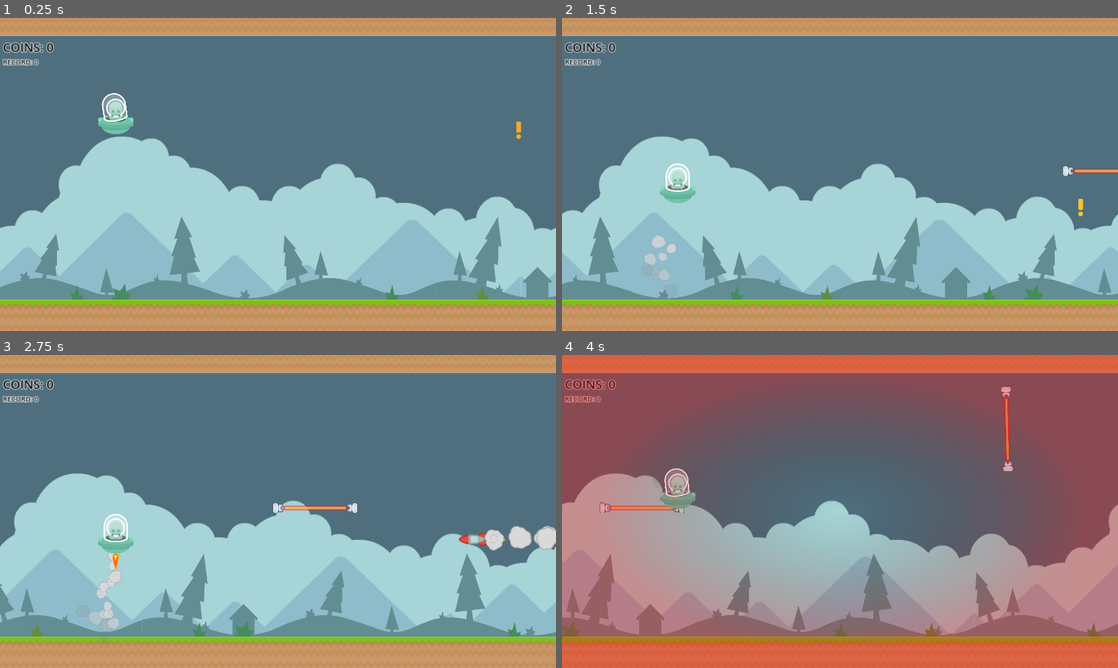
Above: before the commit, frames 1-4 (two rows, left to right).
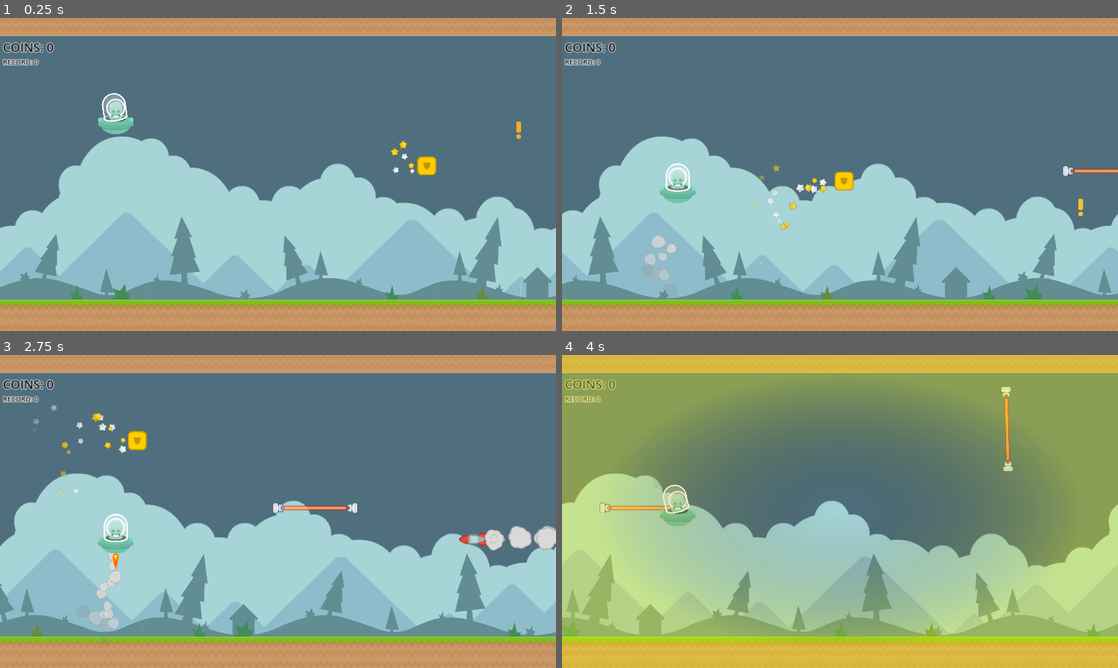
Above: after the commit, the same moments.

Repository: tumatihub/jetpack
Game: Godot game, scene res://levels/sandbox.tscn
Same seed, same stepped clock (60 frames per second), same inputs: the game is played once before the commit and once after it.
Inputs:
- Up to frame 1 (0.25 s): no input
- Up to frame 2 (1.5 s): hold Space (thrust) 0.53-1.28 s
- Up to frame 3 (2.75 s): hold Space (thrust) from 2.03 s (still down)
- Up to frame 4 (4 s): release Space (thrust) at 3.53 s

The runs differ from the first frame. In frame 1, 0.3% of the frame differs, in the area x 70-79%, y 39-51%; in frame 2, 0.5%; in frame 3, 0.5%; in frame 4, 83%, in the area x 0-100%, y 0-100%.

Commit message:
Shield and damage juicy

Diff:
--- a/common/fx/flash/flash.gd
+++ b/common/fx/flash/flash.gd
@@ -3,21 +3,28 @@
 
 @export var _flash_texture: TextureRect
 @export var _shock_wave_scene: PackedScene
+@export var _audio_player: AudioStreamPlayer
 
 var color: Color = Color.WHITE
 var shock_wave_positions: Array[Vector2]
+var audio: AudioStream
 
 func _ready() -> void:
+	if audio:
+		_audio_player.stream = audio
+		_audio_player.play()
 	_flash()
+	get_tree().create_timer(5).timeout.connect(queue_free)
 
 func _flash() -> void:
 	_flash_texture.self_modulate = color
 	var tween := create_tween()
 	tween.tween_property(_flash_texture, "self_modulate:a", 0, 0.1)
-	#tween.tween_callback(_spawn_all_shock_waves)
-	tween.tween_callback(queue_free)
+	tween.tween_callback(_spawn_all_shock_waves)
 
 func _spawn_all_shock_waves() -> void:
+	if shock_wave_positions.size() == 0:
+		return
 	for pos in shock_wave_positions:
 		_spawn_shock_wave(pos)
 
--- a/common/fx/flash/flash.tscn
+++ b/common/fx/flash/flash.tscn
@@ -1,6 +1,7 @@
-[gd_scene load_steps=4 format=3 uid="uid://damcjubyi1b17"]
+[gd_scene load_steps=5 format=3 uid="uid://damcjubyi1b17"]
 
 [ext_resource type="Script" path="res://common/fx/flash/flash.gd" id="1_hatcc"]
+[ext_resource type="PackedScene" uid="uid://0ebmwcsniah0" path="res://common/fx/shock_wave/shock_wave.tscn" id="2_46tpu"]
 
 [sub_resource type="Gradient" id="Gradient_gkf6n"]
 colors = PackedColorArray(0, 0, 0, 0, 1, 1, 1, 1)
@@ -11,9 +12,11 @@
 fill_from = Vector2(0.5, 0.5)
 fill_to = Vector2(0.824786, 0.192308)
 
-[node name="Flash" type="Node2D" node_paths=PackedStringArray("_flash_texture")]
+[node name="Flash" type="Node2D" node_paths=PackedStringArray("_flash_texture", "_audio_player")]
 script = ExtResource("1_hatcc")
 _flash_texture = NodePath("CanvasLayer/TextureRect")
+_shock_wave_scene = ExtResource("2_46tpu")
+_audio_player = NodePath("AudioStreamPlayer")
 
 [node name="CanvasLayer" type="CanvasLayer" parent="."]
 layer = 100
@@ -25,3 +28,6 @@
 grow_horizontal = 2
 grow_vertical = 2
 texture = SubResource("GradientTexture2D_74tos")
+
+[node name="AudioStreamPlayer" type="AudioStreamPlayer" parent="."]
+autoplay = true
--- /dev/null
+++ b/common/fx/shock_wave/shock_wave.gd
@@ -0,0 +1,9 @@
+extends Node2D
+
+@export var _shock_particle: GPUParticles2D
+
+func _ready() -> void:
+	_shock_particle.restart()
+
+func _on_gpu_particles_2d_finished() -> void:
+	queue_free()
--- /dev/null
+++ b/common/fx/shock_wave/shock_wave.tscn
@@ -0,0 +1,39 @@
+[gd_scene load_steps=8 format=3 uid="uid://0ebmwcsniah0"]
+
+[ext_resource type="Script" path="res://common/fx/shock_wave/shock_wave.gd" id="1_5ka22"]
+[ext_resource type="Texture2D" uid="uid://dn2e4uru0knxk" path="res://common/fx/shock_wave/art/magic_03.png" id="1_nif4n"]
+
+[sub_resource type="Curve" id="Curve_5t7sa"]
+_data = [Vector2(0, 1), 0.0, -2.98149, 0, 0, Vector2(1, 0), 0.0, 0.0, 0, 0]
+point_count = 2
+
+[sub_resource type="CurveTexture" id="CurveTexture_6ao4c"]
+curve = SubResource("Curve_5t7sa")
+
+[sub_resource type="Curve" id="Curve_y488s"]
+max_value = 50.0
+_data = [Vector2(0, 0), 0.0, 0.0, 0, 0, Vector2(1, 50), 127.002, 0.0, 0, 0]
+point_count = 2
+
+[sub_resource type="CurveTexture" id="CurveTexture_22g7i"]
+curve = SubResource("Curve_y488s")
+
+[sub_resource type="ParticleProcessMaterial" id="ParticleProcessMaterial_8dhk1"]
+particle_flag_disable_z = true
+gravity = Vector3(0, 0, 0)
+scale_curve = SubResource("CurveTexture_22g7i")
+alpha_curve = SubResource("CurveTexture_6ao4c")
+
+[node name="ShockWave" type="Node2D" node_paths=PackedStringArray("_shock_particle")]
+script = ExtResource("1_5ka22")
+_shock_particle = NodePath("GPUParticles2D")
+
+[node name="GPUParticles2D" type="GPUParticles2D" parent="."]
+emitting = false
+amount = 1
+process_material = SubResource("ParticleProcessMaterial_8dhk1")
+texture = ExtResource("1_nif4n")
+lifetime = 0.5
+one_shot = true
+
+[connection signal="finished" from="GPUParticles2D" to="." method="_on_gpu_particles_2d_finished"]
--- a/entities/items/flying_item.gd
+++ b/entities/items/flying_item.gd
@@ -4,6 +4,8 @@
 @export var _speed: float = 200
 @export var _amplitude: float = 200
 @export var _frequency: float = 500
+@export var _sprite: Sprite2D
+@export var _particles: Array[GPUParticles2D]
 
 @onready var _start_height := global_position.y
 
@@ -17,7 +19,9 @@
 	global_position.y = move_toward(global_position.y, target_y, delta * _speed)
 
 func _destroy() -> void:
-	queue_free()
+	_sprite.visible = false
+	for p in _particles:
+		p.emitting = false
 
 func _on_visible_on_screen_enabler_2d_screen_exited() -> void:
 	queue_free()
--- a/entities/items/flying_item.tscn
+++ b/entities/items/flying_item.tscn
@@ -29,9 +29,11 @@
 [sub_resource type="RectangleShape2D" id="RectangleShape2D_javyk"]
 size = Vector2(64, 64)
 
-[node name="FlyingItem" type="Node2D" groups=["Item"]]
+[node name="FlyingItem" type="Node2D" node_paths=PackedStringArray("_sprite", "_particles") groups=["Item"]]
 script = ExtResource("1_dkuj4")
 _speed = 400.0
+_sprite = NodePath("Sprite2D")
+_particles = [NodePath("GPUParticles2D"), NodePath("GPUParticles2D2")]
 
 [node name="GPUParticles2D" type="GPUParticles2D" parent="."]
 position = Vector2(-24, 0)
--- a/entities/player/player.gd
+++ b/entities/player/player.gd
@@ -10,9 +10,12 @@
 @export var _shield_sprite: Sprite2D
 @export var _fire: Sprite2D
 @export var _smoke_particles: GPUParticles2D
+@export var _fail_smoke_particles: GPUParticles2D
 @export var _dome: Sprite2D
 @export var _audio_player: AudioStreamPlayer
 @export var _flash_scene: PackedScene
+@export var _explosion_sfx: AudioStream
+@export var _item_sfx: AudioStream
 
 var _velocity: float
 var _can_move: bool = true
@@ -29,12 +32,12 @@
 		_die()
 
 func activate_shield() -> void:
-	_flash(Color.YELLOW)
+	_flash(Color.YELLOW, [], _item_sfx)
 	_shield_sprite.visible = true
 	_shield_active = true
 
 func deactivate_shield() -> void:
-	_flash(Color.YELLOW)
+	_flash(Color.YELLOW, [global_position], _explosion_sfx)
 	_shield_sprite.visible = false
 	_shield_active = false
 
@@ -73,15 +76,18 @@
 		get_tree().quit()
 
 func _die() -> void:
-	_flash(Color.RED)
+	_flash(Color.RED, [global_position], _explosion_sfx)
+	_fail_smoke_particles.restart()
 	_is_dead = true
 	_velocity = 0
 	get_tree().create_timer(3).timeout.connect(_on_death_timeout)
 
-func _flash(color: Color = Color.WHITE) -> void:
+func _flash(color: Color = Color.WHITE, positions: Array[Vector2] = [], audio: AudioStream = null) -> void:
 	var flash := _flash_scene.instantiate() as Flash
 	flash.color = color
-	flash.shock_wave_positions = [global_position]
+	flash.shock_wave_positions = positions
+	if audio:
+		flash.audio = audio
 	add_sibling(flash)
 
 func _bounce() -> void:
--- a/entities/player/player.tscn
+++ b/entities/player/player.tscn
@@ -1,11 +1,13 @@
-[gd_scene load_steps=18 format=3 uid="uid://yiojagcmj4p1"]
+[gd_scene load_steps=25 format=3 uid="uid://yiojagcmj4p1"]
 
 [ext_resource type="Script" path="res://entities/player/player.gd" id="1_kx7yn"]
 [ext_resource type="PackedScene" uid="uid://damcjubyi1b17" path="res://common/fx/flash/flash.tscn" id="2_0rujn"]
 [ext_resource type="Texture2D" uid="uid://bbj2uf2wmu2s6" path="res://entities/player/art/shipGreen_manned.png" id="2_d884w"]
 [ext_resource type="Texture2D" uid="uid://cv4duwfmt8ipo" path="res://entities/player/art/dome.png" id="3_3tjkc"]
 [ext_resource type="Texture2D" uid="uid://bpgmlmljibgli" path="res://entities/player/art/towerDefense_tile295.png" id="3_36kmc"]
+[ext_resource type="AudioStream" uid="uid://caqx3trn5r8vm" path="res://common/fx/shock_wave/sfx/explosion.wav" id="3_cumie"]
 [ext_resource type="Texture2D" uid="uid://dt2q5n1662v7n" path="res://entities/player/art/shield3.png" id="3_i3um0"]
+[ext_resource type="AudioStream" uid="uid://c5kxyc171v8df" path="res://common/fx/shock_wave/sfx/scifi_impact.wav" id="4_dxvx5"]
 [ext_resource type="Texture2D" uid="uid://cardkxnwwvlrw" path="res://entities/missile_launcher/art/smokeGrey5.png" id="5_xdgwe"]
 [ext_resource type="AudioStream" uid="uid://dl1m7wqx7xxm" path="res://entities/player/sfx/thrust.wav" id="7_uccy0"]
 
@@ -82,15 +84,49 @@
 collision_bounce = 0.0
 collision_use_scale = true
 
-[node name="Player" type="Node2D" node_paths=PackedStringArray("_shield_sprite", "_fire", "_smoke_particles", "_dome", "_audio_player")]
+[sub_resource type="Curve" id="Curve_hvrir"]
+_data = [Vector2(0, 1), 0.0, 0.0, 0, 0, Vector2(1, 0), -2.29649, 0.0, 0, 0]
+point_count = 2
+
+[sub_resource type="CurveTexture" id="CurveTexture_ujmup"]
+curve = SubResource("Curve_hvrir")
+
+[sub_resource type="Gradient" id="Gradient_tf1xl"]
+offsets = PackedFloat32Array(0, 0.642105)
+colors = PackedColorArray(1, 1, 1, 1, 0.23, 0.23, 0.23, 1)
+
+[sub_resource type="GradientTexture1D" id="GradientTexture1D_h7ukc"]
+gradient = SubResource("Gradient_tf1xl")
+
+[sub_resource type="ParticleProcessMaterial" id="ParticleProcessMaterial_6ux31"]
+particle_flag_disable_z = true
+angle_min = -180.0
+angle_max = 180.0
+direction = Vector3(-1, -1, 0)
+initial_velocity_min = 200.0
+initial_velocity_max = 300.0
+gravity = Vector3(0, 0, 0)
+scale_min = 0.3
+scale_max = 0.5
+color_ramp = SubResource("GradientTexture1D_h7ukc")
+alpha_curve = SubResource("CurveTexture_ujmup")
+collision_mode = 1
+collision_friction = 0.0
+collision_bounce = 0.0
+collision_use_scale = true
+
+[node name="Player" type="Node2D" node_paths=PackedStringArray("_shield_sprite", "_fire", "_smoke_particles", "_fail_smoke_particles", "_dome", "_audio_player")]
 z_index = 100
 script = ExtResource("1_kx7yn")
 _shield_sprite = NodePath("Shield")
 _fire = NodePath("Fire")
-_smoke_particles = NodePath("Smoke")
+_smoke_particles = NodePath("EngineSmoke")
+_fail_smoke_particles = NodePath("FailSmoke")
 _dome = NodePath("Dome")
 _audio_player = NodePath("AudioStreamPlayer")
 _flash_scene = ExtResource("2_0rujn")
+_explosion_sfx = ExtResource("3_cumie")
+_item_sfx = ExtResource("4_dxvx5")
 
 [node name="Sprite2D" type="Sprite2D" parent="."]
 texture = ExtResource("2_d884w")
@@ -132,7 +168,7 @@
 scale = Vector2(1.385, 1.385)
 texture = ExtResource("3_i3um0")
 
-[node name="Smoke" type="GPUParticles2D" parent="."]
+[node name="EngineSmoke" type="GPUParticles2D" parent="."]
 z_index = -2
 position = Vector2(0, 63)
 emitting = false
@@ -141,6 +177,15 @@
 texture = ExtResource("5_xdgwe")
 lifetime = 0.5
 
+[node name="FailSmoke" type="GPUParticles2D" parent="."]
+z_index = -2
+position = Vector2(-44, -21)
+emitting = false
+amount = 15
+process_material = SubResource("ParticleProcessMaterial_6ux31")
+texture = ExtResource("5_xdgwe")
+lifetime = 0.5
+
 [node name="AudioStreamPlayer" type="AudioStreamPlayer" parent="."]
 stream = ExtResource("7_uccy0")
 
--- a/levels/sandbox.tscn
+++ b/levels/sandbox.tscn
@@ -1,9 +1,10 @@
-[gd_scene load_steps=5 format=3 uid="uid://no6gj2dgu5sl"]
+[gd_scene load_steps=6 format=3 uid="uid://no6gj2dgu5sl"]
 
 [ext_resource type="PackedScene" uid="uid://yiojagcmj4p1" path="res://entities/player/player.tscn" id="1_dbpqp"]
 [ext_resource type="PackedScene" uid="uid://cy64667b5qhnj" path="res://levels/bg.tscn" id="1_htlry"]
 [ext_resource type="PackedScene" uid="uid://cu3hpkrh12li1" path="res://ui/hud.tscn" id="4_jxd4j"]
 [ext_resource type="PackedScene" uid="uid://dbyo4de62tgva" path="res://entities/spawner/spawner.tscn" id="4_kgs0o"]
+[ext_resource type="PackedScene" uid="uid://4etsb5ab5c1x" path="res://entities/items/flying_item.tscn" id="5_kn3js"]
 
 [node name="Sandbox" type="Node2D"]
 
@@ -17,3 +18,6 @@
 [node name="Spawner" parent="." instance=ExtResource("4_kgs0o")]
 
 [node name="HUD" parent="." instance=ExtResource("4_jxd4j")]
+
+[node name="FlyingItem" parent="." instance=ExtResource("5_kn3js")]
+position = Vector2(1575, 474)
Binary file added: common/fx/shock_wave/art/light_02.png
Not shown, added: common/fx/shock_wave/art/light_02.png.import
Binary file added: common/fx/shock_wave/art/magic_03.png
Not shown, added: common/fx/shock_wave/art/magic_03.png.import
Binary file added: common/fx/shock_wave/art/star_03.png
Not shown, added: common/fx/shock_wave/art/star_03.png.import
Not shown, added: common/fx/shock_wave/sfx/explosion.wav.import
Not shown, added: common/fx/shock_wave/sfx/scifi_impact.wav.import
Not shown, added: common/fx/shock_wave/sfx/explosion.wav
Not shown, added: common/fx/shock_wave/sfx/scifi_impact.wav
